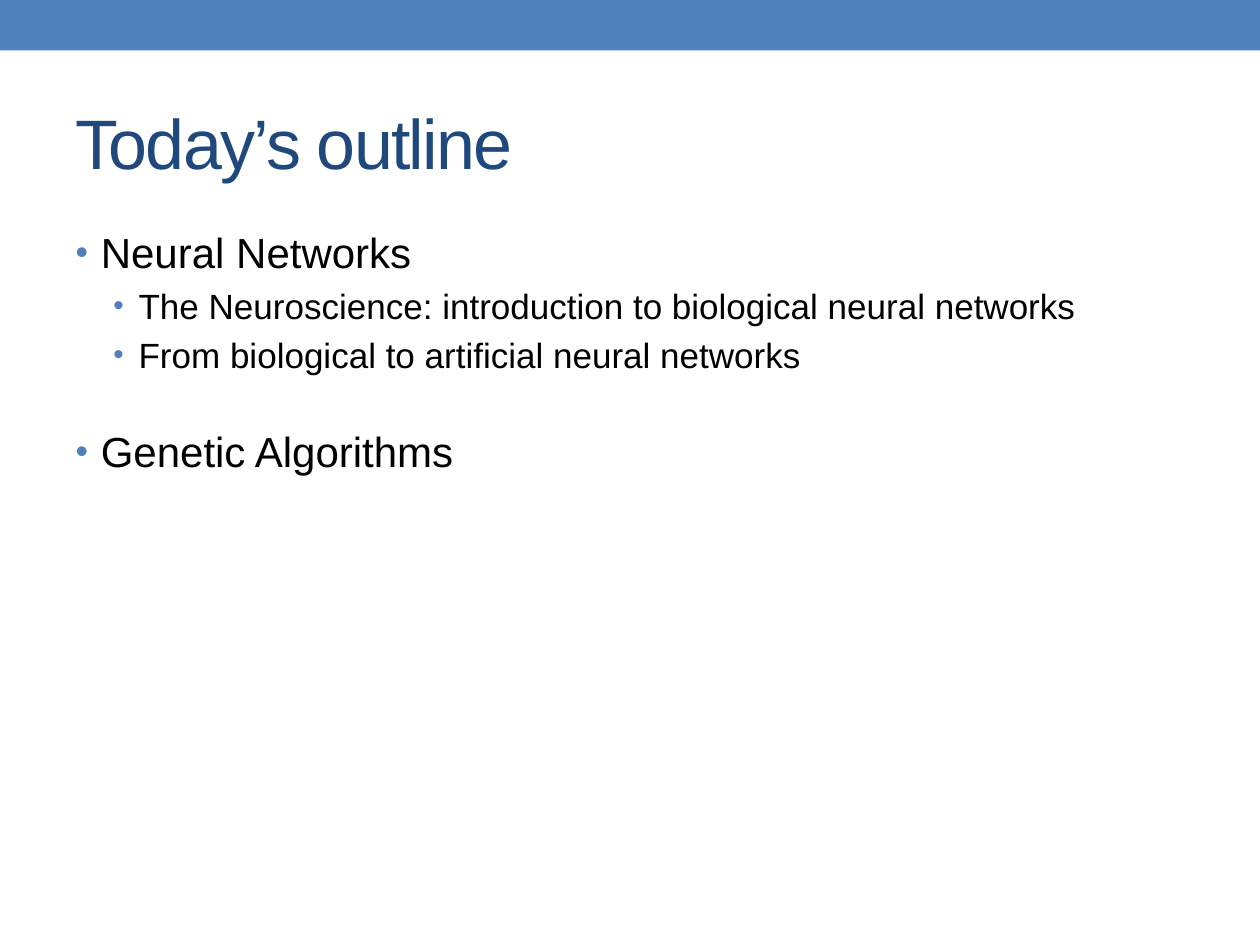
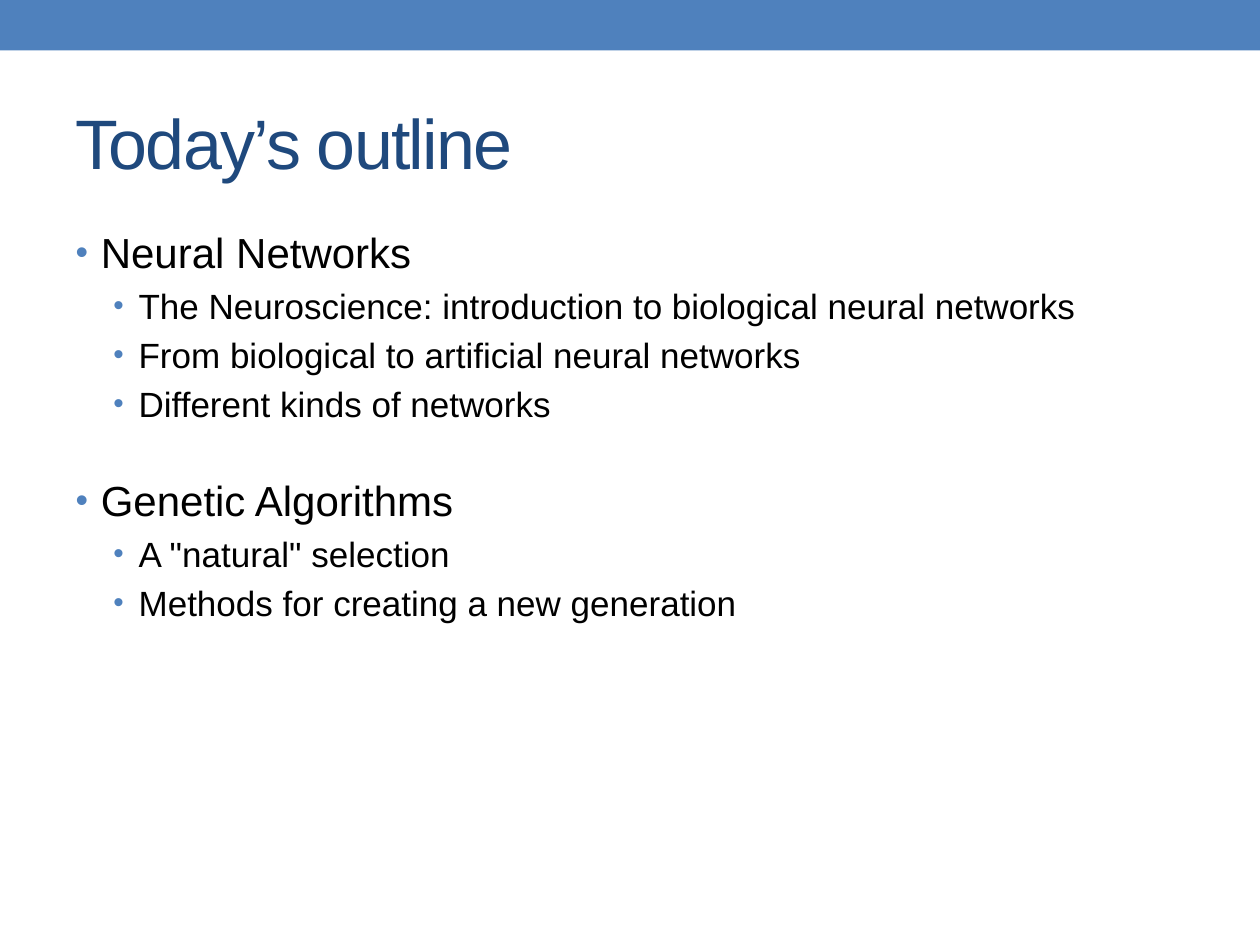
Before and after one commit to alessandrofrancesconi/carwin, a slide deck: slide 2 of presentation.pptx. Drawn at 1260x945 pixels with LibreOffice and Linux fonts; fonts in the diff are those of the drawing. Boxes give left, top, right and bottom in pixels: in the first picture for what was removed or moved away, otherwise in the second. Text is boxed around its words. In the diff, an @@ line names an element or a change of style, - is before the commit and + after.

```diff
--- a/presentation.pptx
+++ b/presentation.pptx
@@ text at (x1=139, y1=391, x2=550, y2=418): paragraph added @@
+  • Different kinds of networks
@@ text at (x1=139, y1=541, x2=736, y2=622): paragraphs added @@
+  • A "natural" selection
+  • Methods for creating a new generation
```
Also in this commit, not shown: 5 other slides changed, 10 slides added, 8 other files.
